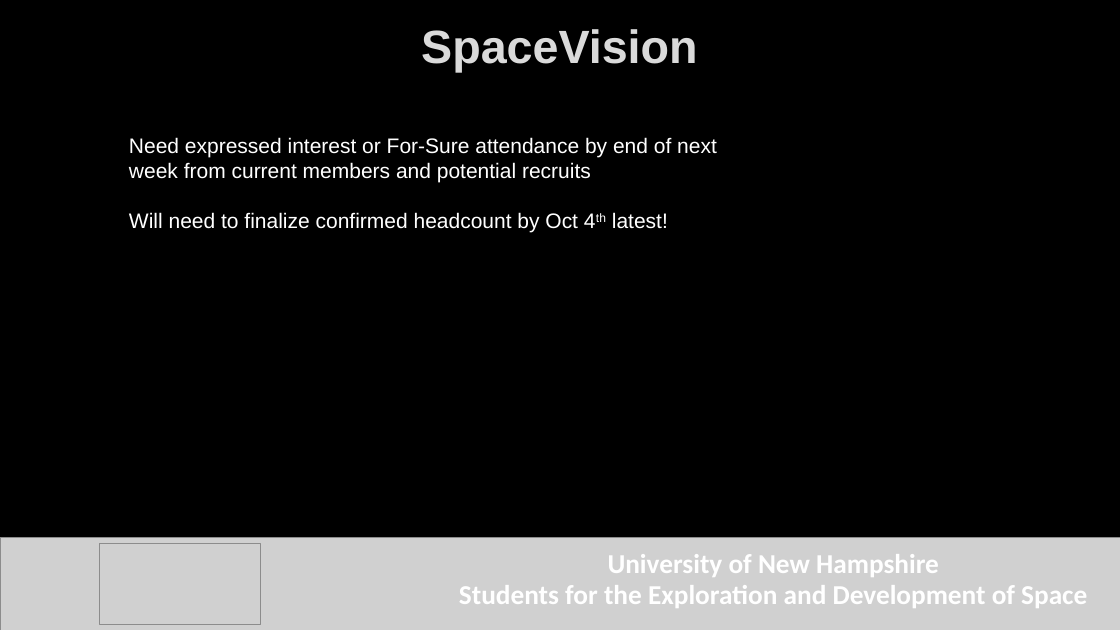
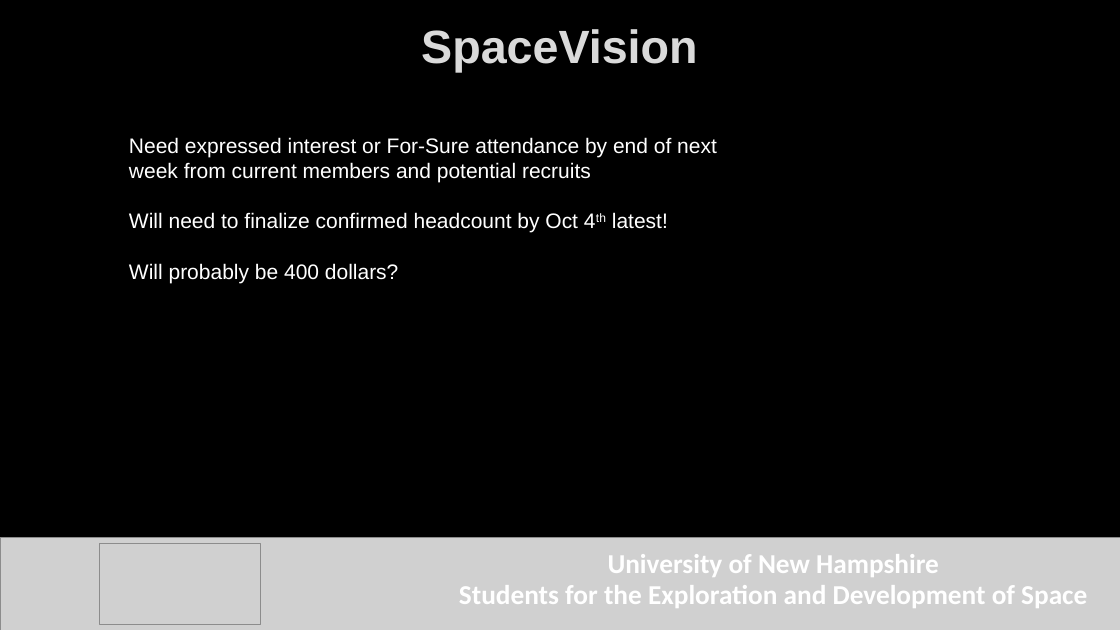
Before and after one commit to Maeswoon/UNHSEDS, a slide deck: slide 7 of Reports and Presentations/Presentations/2019-2020/Intro Meeting/2019 Meet-The-Team Meeting.pptx. Drawn at 1120x630 pixels with LibreOffice and Linux fonts; fonts in the diff are those of the drawing; grey boxes stand for pictures; background and template pictures are left out. Boxes give left, top, right and bottom in pixels: in the first picture for what was removed or moved away, otherwise in the second. Text is boxed around its words. In the diff, an @@ line names an element or a change of style, - is before the commit and + after.

```diff
--- a/Reports and Presentations/Presentations/2019-2020/Intro Meeting/2019 Meet-The-Team Meeting.pptx
+++ b/Reports and Presentations/Presentations/2019-2020/Intro Meeting/2019 Meet-The-Team Meeting.pptx
@@ text at (x1=129, y1=263, x2=398, y2=283): paragraph added @@
+Will probably be 400 dollars?
```
Also in this commit, not shown: 2 other slides changed.
